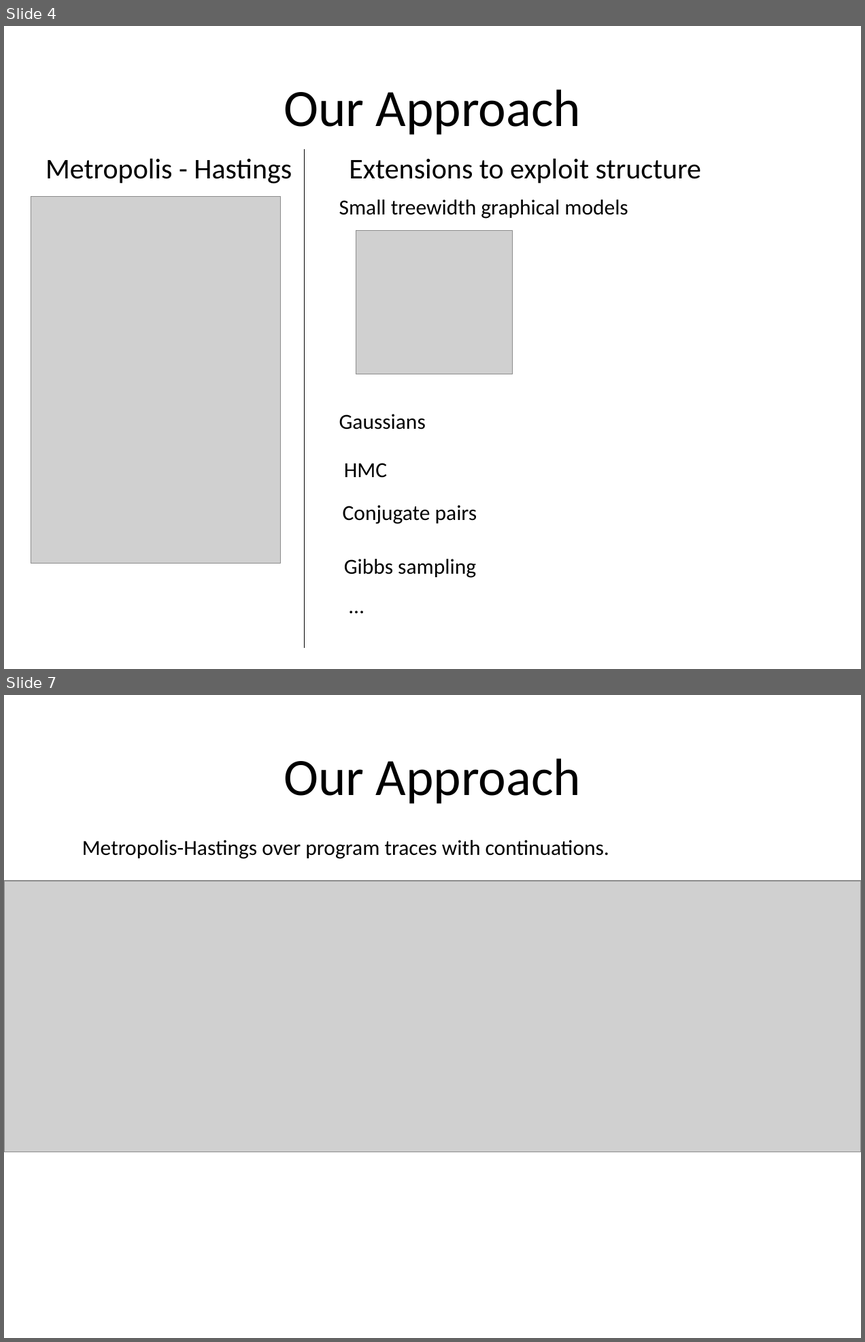
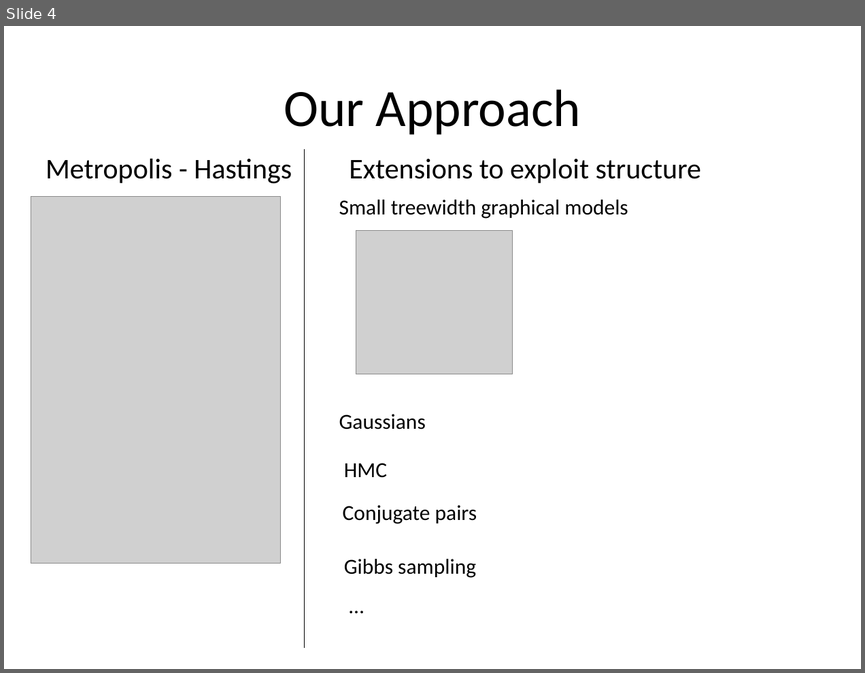
Before and after one commit to mattjj/probprog, a slide deck: SussmanCourse.ProbProgPresentation.pptx. Shown one above the other, each under a label of ours: slides 4 and 7 before the commit, slide 4 after it; the slides between them are not shown. The pictures are 865x1342 and 865x673 pixels, drawn with LibreOffice and Linux fonts; fonts in the diff are those of the drawing; grey boxes stand for pictures. Boxes give left, top, right and bottom in pixels: in the first picture for what was removed or moved away, otherwise in the second. Text is boxed around its words. In the diff, an @@ line names an element or a change of style, - is before the commit and + after.

```diff
--- a/SussmanCourse.ProbProgPresentation.pptx
+++ b/SussmanCourse.ProbProgPresentation.pptx
@@ slide 7 removed at (4,695,861,1338), background #FFFFFF @@
@@ title removed at (283,758,581,804) @@
-Our Approach
@@ text removed at (82,840,609,859) @@
-Metropolis-Hastings over program traces with continuations.
@@ picture removed at (4,881,861,1152) @@
```
Also in this commit, not shown: 3 slides changed, 4 slides added, 3 other slides removed.
